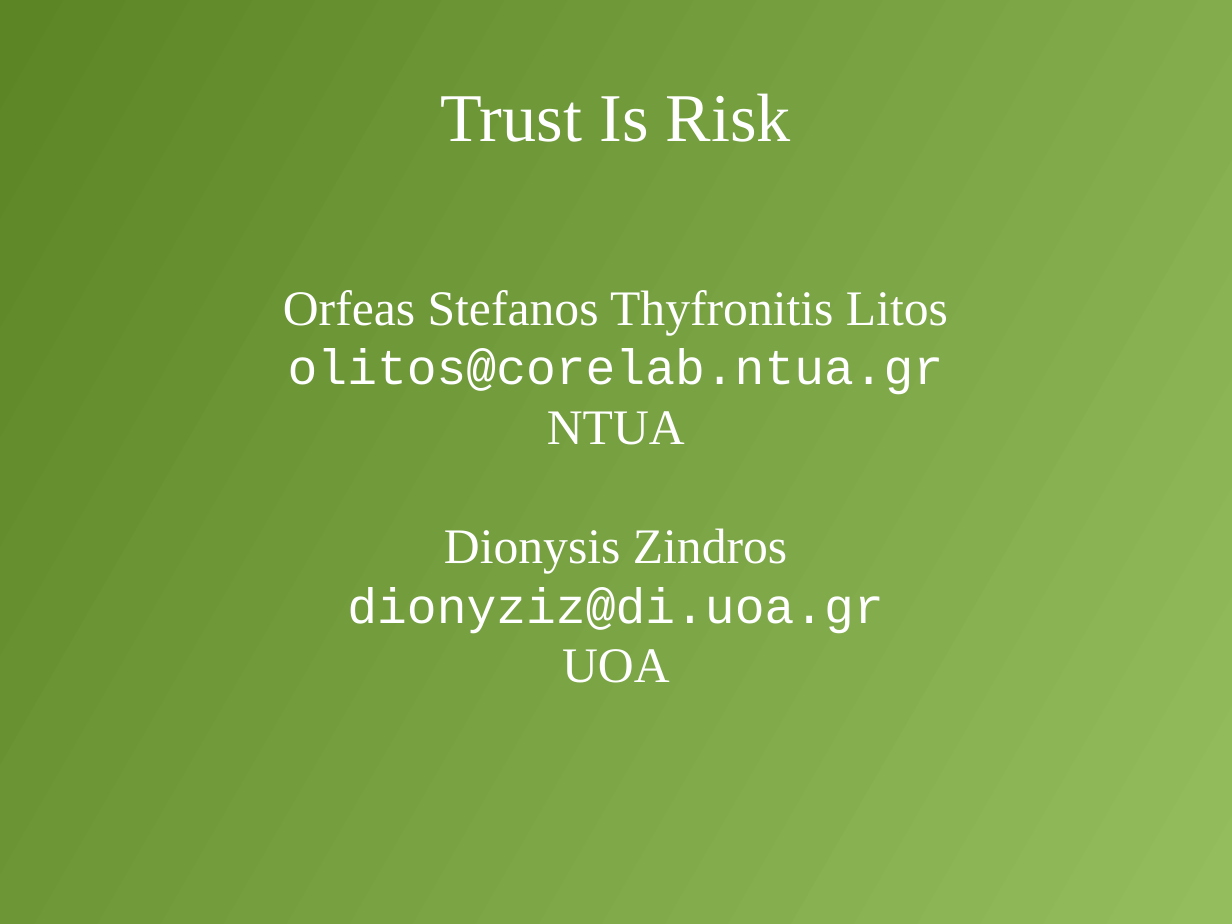
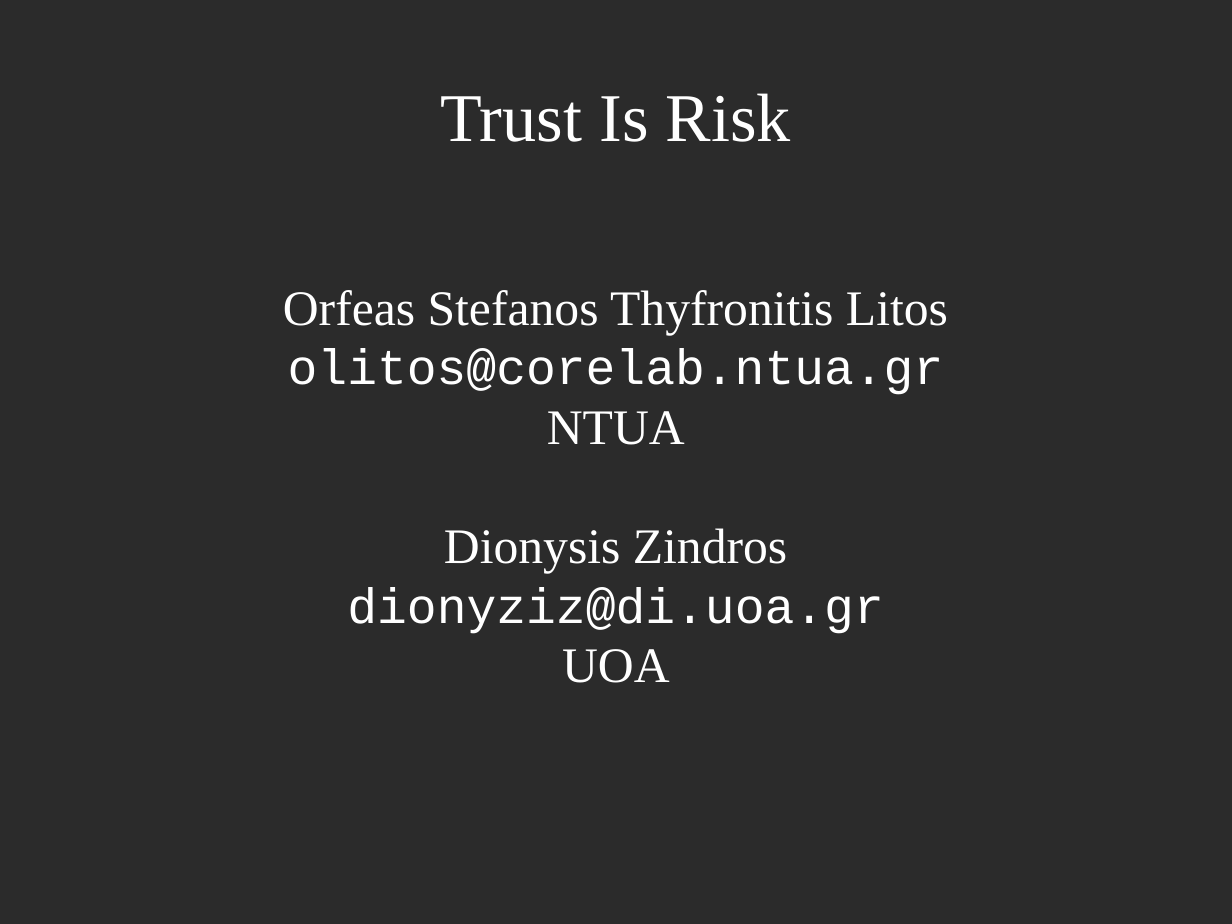
Before and after one commit to decrypto-org/TrustIsRisk, a slide deck: slide 1 of presentations/AtheCrypt10-1-2017/AtheCrypt10-1-2017.odp. Drawn at 1232x924 pixels with LibreOffice and Linux fonts; fonts in the diff are those of the drawing; background and template pictures are left out; a plain dark background stands for a picture behind light text. Boxes give left, top, right and bottom in pixels: in the first picture for what was removed or moved away, otherwise in the second. Text is boxed around its words. In the diff, an @@ line names an element or a change of style, - is before the commit and + after.

```diff
--- a/presentations/AtheCrypt10-1-2017/AtheCrypt10-1-2017.odp
+++ b/presentations/AtheCrypt10-1-2017/AtheCrypt10-1-2017.odp
@@ background gradient #94BD5E to #5C8526 to picture (left out) @@
```
Also in this commit, not shown: 13 other slides changed, 1 slide added, 4 other files.
